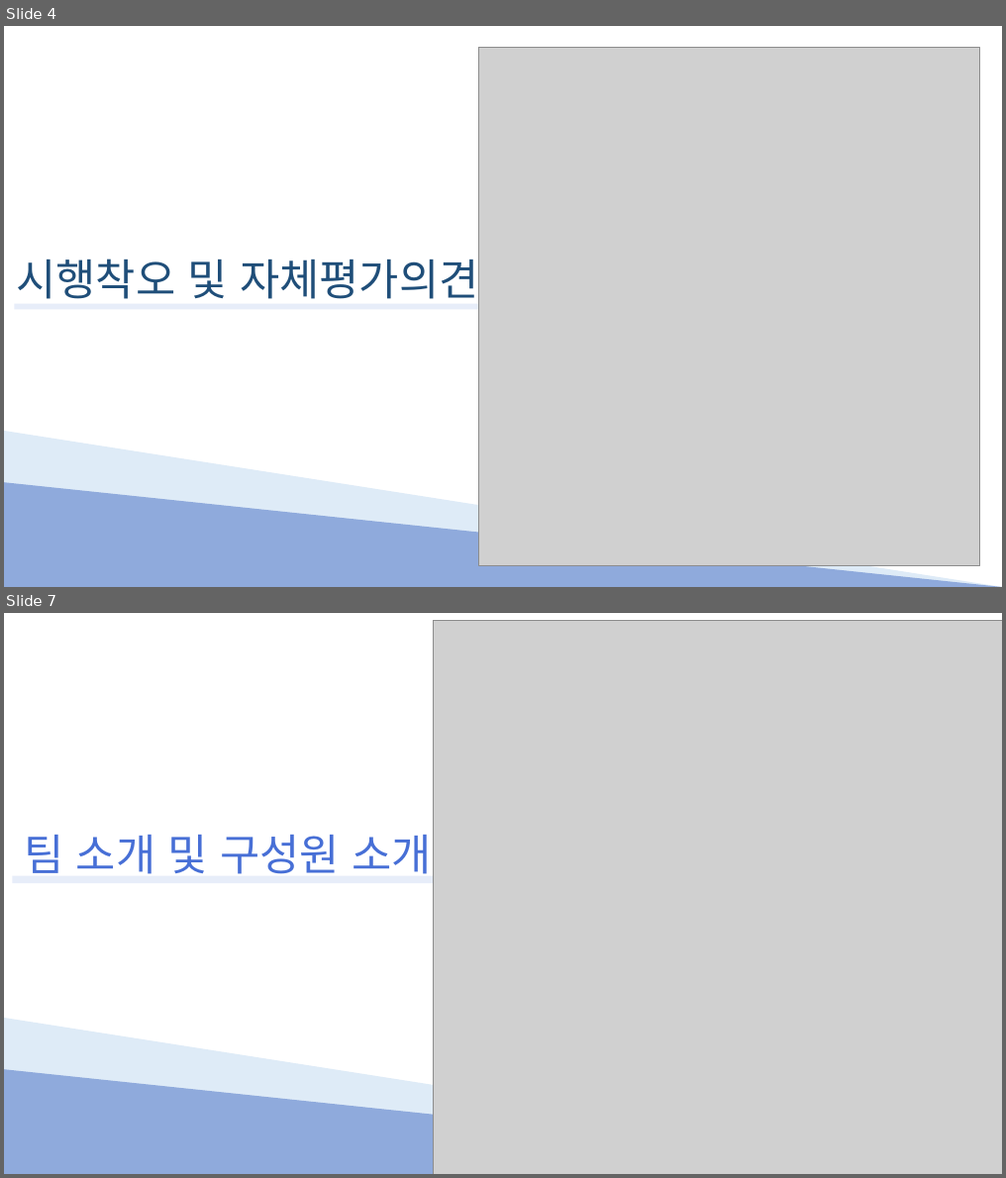
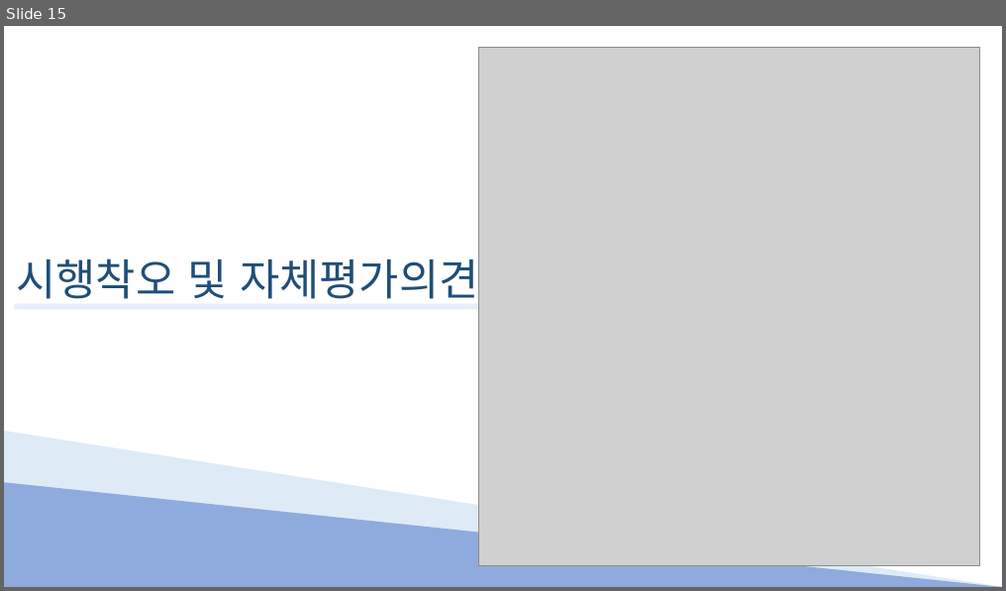
Before and after one commit to Hyno2/C-project, a slide deck: PPT/System.pptx. Shown one above the other, each under a label of ours: slides 4 and 7 before the commit, slide 15 after it; the slides between them are not shown. The pictures are 1006x1178 and 1006x591 pixels, drawn with LibreOffice and Linux fonts; fonts in the diff are those of the drawing; grey boxes stand for pictures. Boxes give left, top, right and bottom in pixels: in the first picture for what was removed or moved away, otherwise in the second. Text is boxed around its words. In the diff, an @@ line names an element or a change of style, - is before the commit and + after.

```diff
--- a/PPT/System.pptx
+++ b/PPT/System.pptx
@@ slide 7 removed at (4, 613, 1002, 1174), background #FFFFFF @@
@@ picture removed at (433, 620, 1002, 1174) @@
@@ text removed at (24, 835, 432, 874) @@
-팀 소개 및 구성원 소개
@@ rectangle removed at (13, 876, 444, 883) @@
@@ right triangle removed at (4, 1018, 1002, 1174) @@
@@ right triangle removed at (4, 1069, 1002, 1174) @@
@@ what was slide 4 is now slide 15 @@
```
Also in this commit, not shown: 9 slides changed, 3 slides added, 14 other slides removed.
